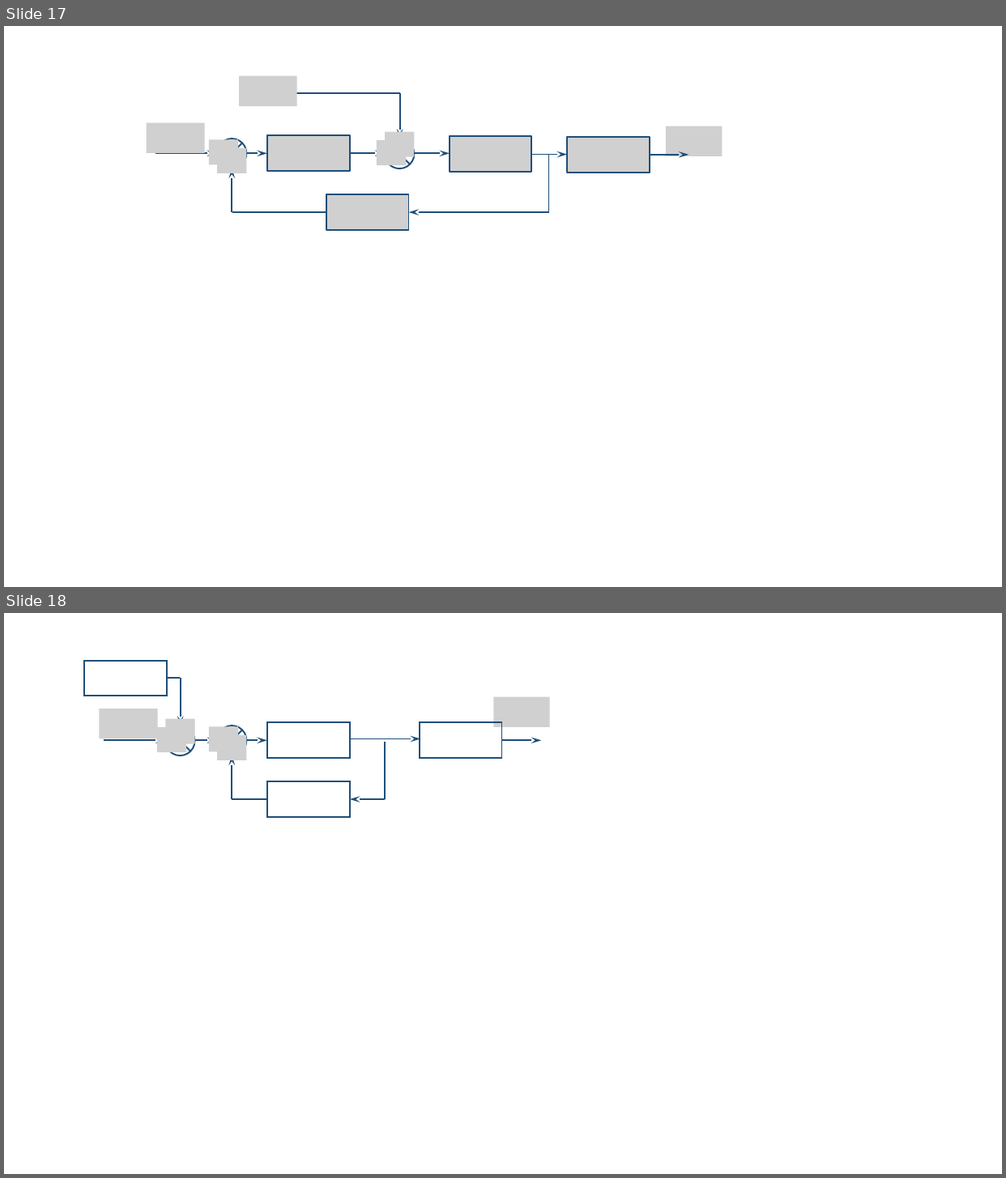
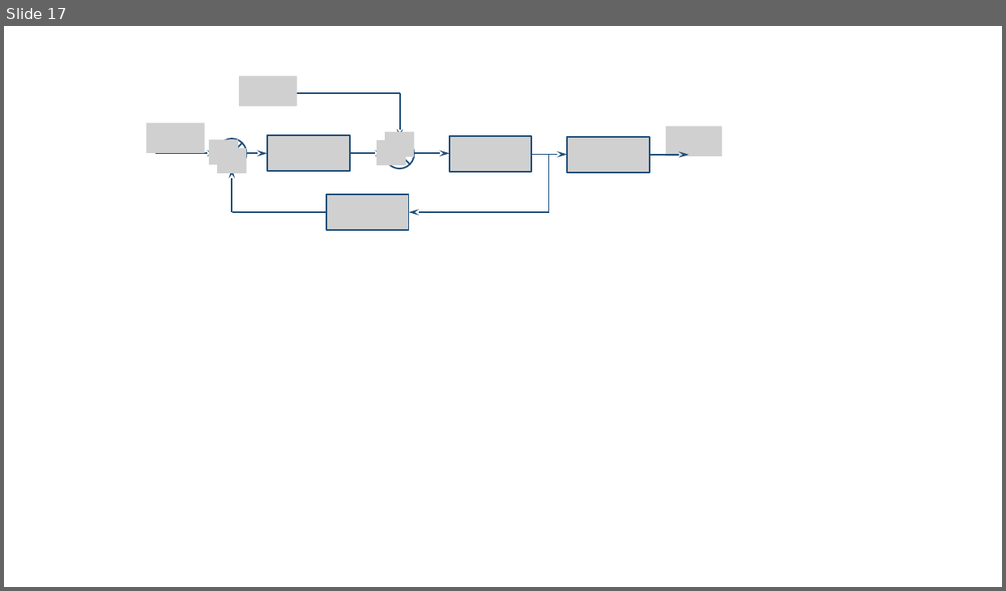
Before and after one commit to xpessoles/ExercicesCompetences, a slide deck: xx_Figures/Figures_SLCI.pptx. Shown one above the other, each under a label of ours: slides 17 and 18 before the commit, slide 17 after it. The pictures are 1006x1178 and 1006x591 pixels, drawn with LibreOffice and Linux fonts; fonts in the diff are those of the drawing; grey boxes stand for pictures; background and template pictures are left out. Boxes give left, top, right and bottom in pixels: in the first picture for what was removed or moved away, otherwise in the second. Text is boxed around its words. In the diff, an @@ line names an element or a change of style, - is before the commit and + after.

```diff
--- a/xx_Figures/Figures_SLCI.pptx
+++ b/xx_Figures/Figures_SLCI.pptx
@@ slide 18 removed at bbox=[4, 613, 1002, 1174], background #FFFFFF @@
@@ rectangle removed at bbox=[85, 660, 167, 696] @@
@@ line removed from (180, 678) to (167, 678) @@
@@ arrow removed from (181, 678) to (181, 726) @@
@@ picture removed at bbox=[99, 709, 157, 739] @@
@@ picture removed at bbox=[493, 697, 550, 726] @@
@@ picture removed at bbox=[157, 727, 187, 753] @@
@@ flow chart summing junction removed at bbox=[166, 726, 195, 756] @@
@@ picture removed at bbox=[166, 718, 195, 744] @@
@@ picture removed at bbox=[209, 726, 238, 752] @@
@@ flow chart summing junction removed at bbox=[217, 726, 246, 756] @@
@@ rectangle removed at bbox=[267, 723, 350, 758] @@
@@ rectangle removed at bbox=[420, 723, 502, 758] @@
@@ arrow removed from (104, 740) to (166, 740) @@
@@ arrow removed from (195, 740) to (217, 740) @@
@@ picture removed at bbox=[217, 735, 246, 760] @@
@@ arrow removed from (232, 799) to (232, 756) @@
@@ arrow removed from (246, 740) to (267, 740) @@
@@ arrow removed from (350, 739) to (420, 739) @@
@@ line removed from (385, 742) to (385, 799) @@
@@ arrow removed from (502, 740) to (542, 740) @@
@@ rectangle removed at bbox=[267, 781, 350, 816] @@
@@ line removed from (267, 799) to (232, 799) @@
@@ arrow removed from (385, 799) to (350, 799) @@
```
Also in this commit, not shown: 7 slides added, 1 other file.
